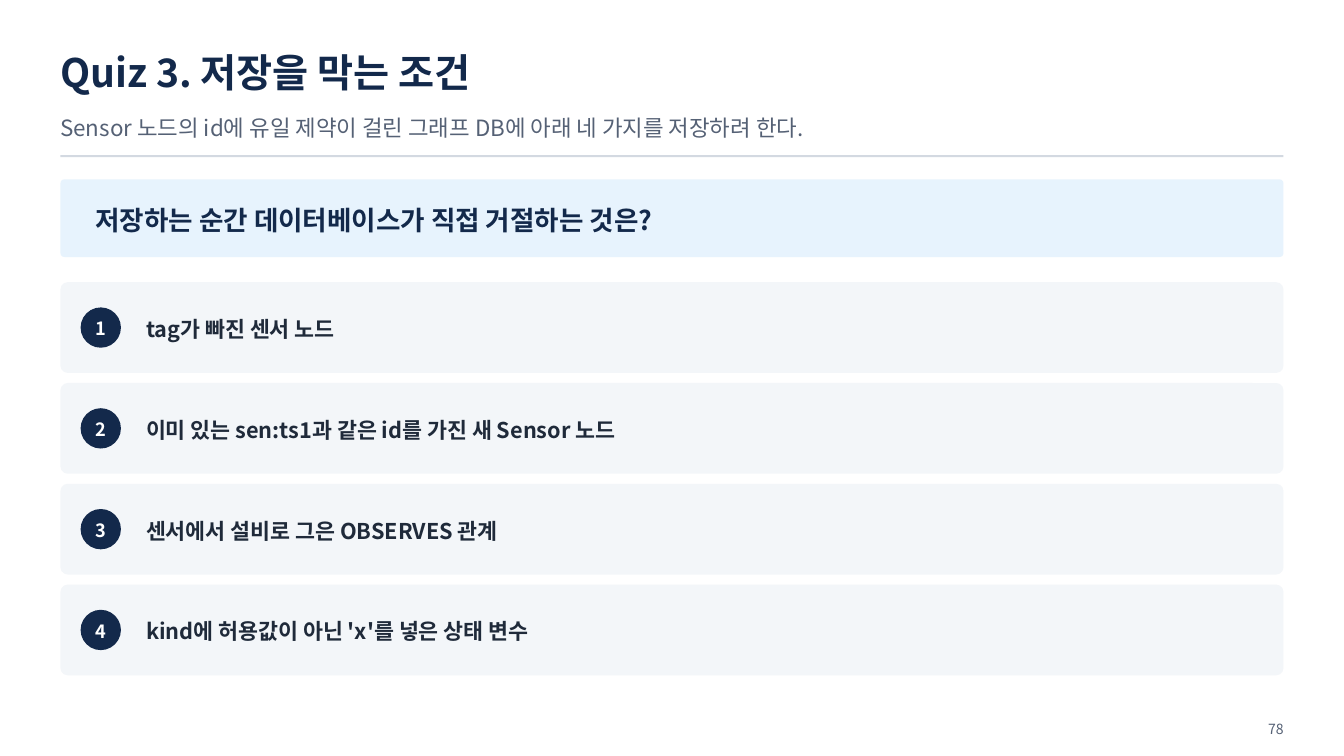
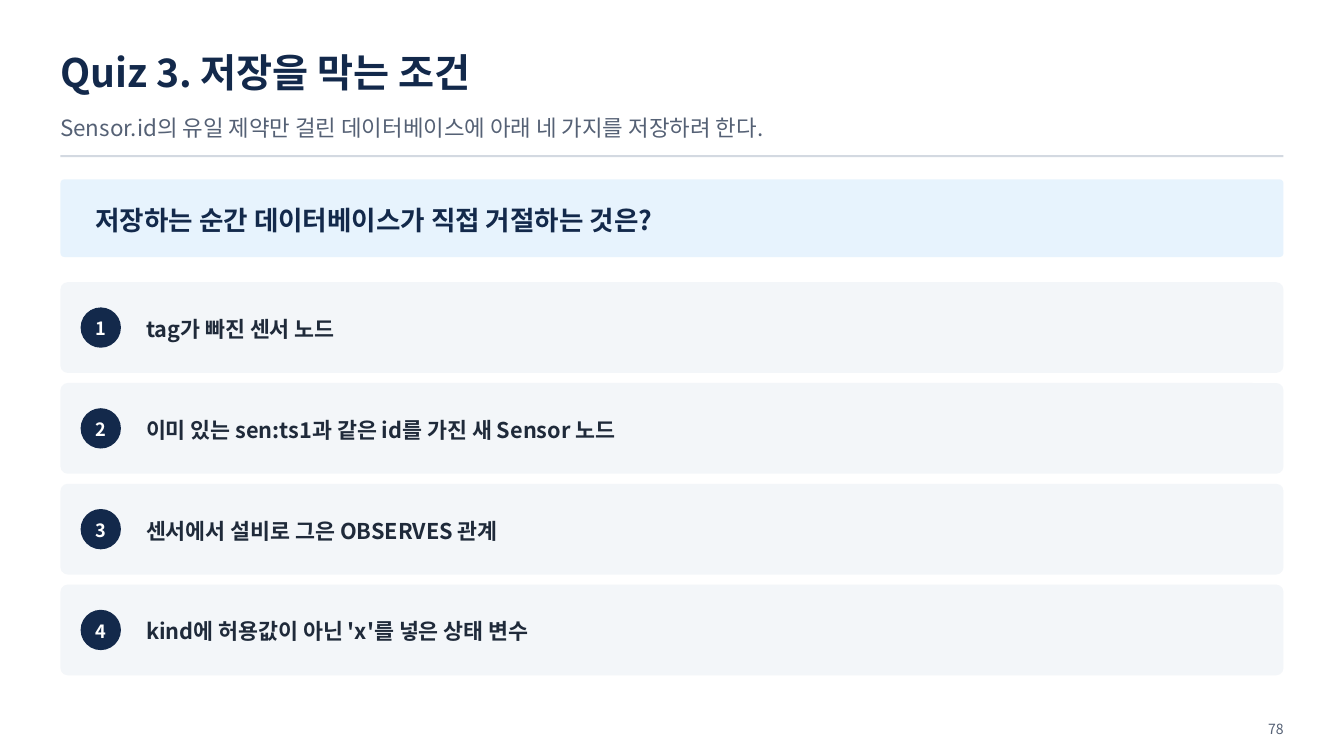
Before and after one commit to uengine-oss/hyd-iot-edu, a slide deck: slide 78 of workspace/강의제작/산출물/통합반/이론/02회차/통합반_02일차.pptx. Drawn at 1344x756 pixels with LibreOffice and Linux fonts; fonts in the diff are those of the drawing. Boxes give left, top, right and bottom in pixels: in the first picture for what was removed or moved away, otherwise in the second. Text is boxed around its words. In the diff, an @@ line names an element or a change of style, - is before the commit and + after.

```diff
--- a/workspace/강의제작/산출물/통합반/이론/02회차/통합반_02일차.pptx
+++ b/workspace/강의제작/산출물/통합반/이론/02회차/통합반_02일차.pptx
@@ text at <box>60,117,764,138</box>: text changed @@
-Sensor 노드의 id에 유일 제약이 걸린 그래프 DB에 아래 네 가지를 저장하려 한다.
+Sensor.id의 유일 제약만 걸린 데이터베이스에 아래 네 가지를 저장하려 한다.
```
Also in this commit, not shown: 3 other slides changed, 18 other files.
